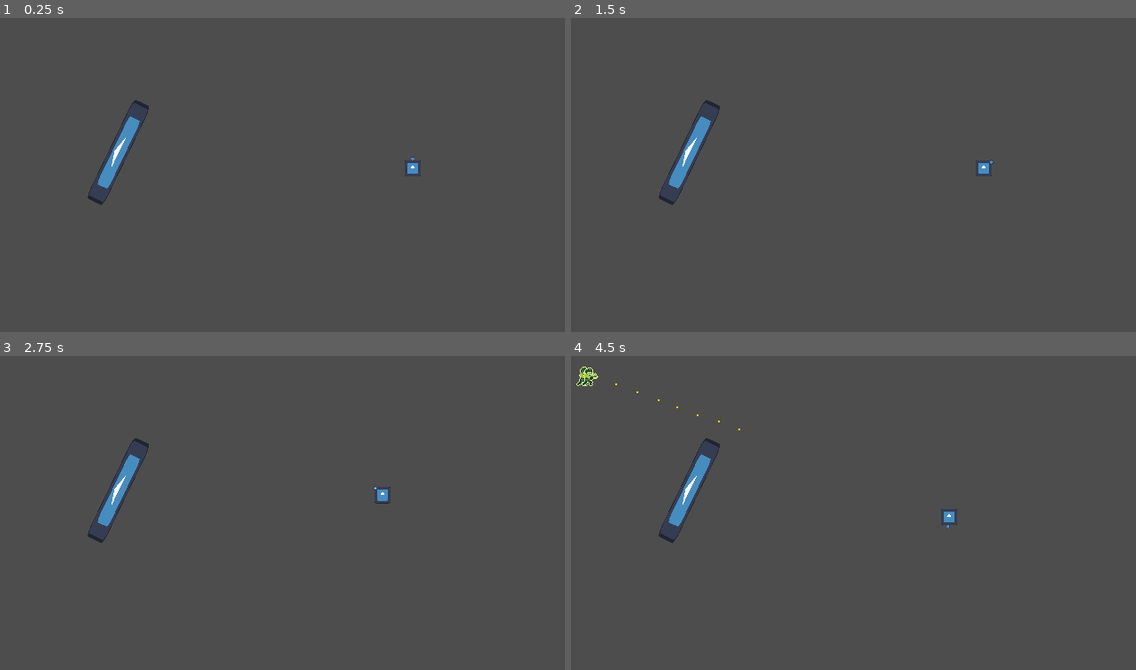
Above: before the commit, frames 1-4 (two rows, left to right).
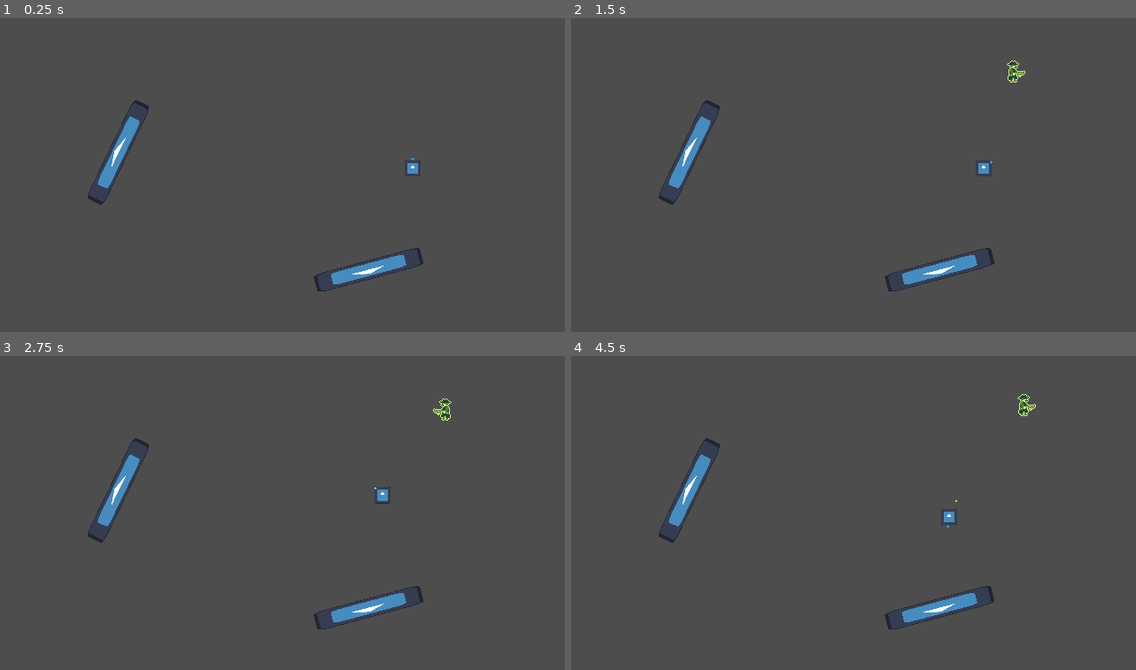
Above: after the commit, the same moments.

Repository: gabriel-r-s/vamp-theft-survivors
Game: Godot game, scene res://scenes/enemy_debug.tscn
Same seed, same stepped clock (60 frames per second), same inputs: the game is played once before the commit and once after it. The engine's default icon, where the game draws it, is replaced by a stand-in: a white triangle on a blue panel in a dark square. Sound files missing from this copy of the repository are replaced by a short silence.
Inputs (mouse positions are in pixels of both pictures, inside the frame that each line leads up to):
- Up to frame 1 (0.25 s): no input
- Up to frame 2 (1.5 s): tap Enter at 0.5 s; move the mouse to (977, 162) at 0.52 s; click (977, 162) at 0.67 s; move the mouse to (740, 193) at 1.27 s; click (740, 193) at 1.42 s
- Up to frame 3 (2.75 s): move the mouse to (339, 443) at 2.02 s; click (339, 443) at 2.17 s
- Up to frame 4 (4.5 s): move the mouse to (825, 578) at 2.77 s; click (825, 578) at 2.92 s; move the mouse to (1023, 563) at 3.52 s; click (1023, 563) at 3.67 s; move the mouse to (684, 465) at 4.27 s; click (684, 465) at 4.42 s

The runs differ from the first frame. In frame 1, 0.7% of the frame differs, in the area x 55-75%, y 73-88%; in frame 2, 0.8%; in frame 3, 0.8%; in frame 4, 1.0%, in the area x 0-83%, y 3-88%.

Commit message:
estrelas hordas

Diff:
--- a/scenes/enemy/manager.tscn
+++ b/scenes/enemy/manager.tscn
@@ -6,11 +6,16 @@
 [ext_resource type="PackedScene" uid="uid://ds7827a7vmvx4" path="res://scenes/gui/stars.tscn" id="4_exxe8"]
 [ext_resource type="Script" uid="uid://cgpokpsdgaibl" path="res://scripts/enemy/manager/stars.gd" id="4_wiuui"]
 [ext_resource type="Script" uid="uid://cf6url7l3k8l1" path="res://scripts/enemy/manager/debug_draw.gd" id="4_x6yy4"]
+[ext_resource type="PackedScene" uid="uid://dvgi24nuu6fo1" path="res://scenes/enemy/gangster.tscn" id="5_ujqhs"]
+[ext_resource type="PackedScene" uid="uid://c2efikpmxs3a2" path="res://scenes/enemy/police.tscn" id="6_wwe4m"]
+[ext_resource type="PackedScene" uid="uid://byfvx6jix2s6e" path="res://scenes/enemy/swat.tscn" id="7_wwv28"]
+[ext_resource type="PackedScene" uid="uid://psrvv5ppicds" path="res://scenes/enemy/army.tscn" id="8_u4h48"]
 
-[node name="EnemyManager" type="Node" node_paths=PackedStringArray("spawner", "navigation")]
+[node name="EnemyManager" type="Node" node_paths=PackedStringArray("spawner", "navigation", "stars")]
 script = ExtResource("1_ida8v")
 spawner = NodePath("Spawner")
 navigation = NodePath("Navigation")
+stars = NodePath("Stars")
 
 [node name="Spawner" type="Node" parent="."]
 script = ExtResource("2_skv2e")
@@ -29,12 +34,20 @@
 collision_mask = 9
 collide_with_areas = true
 
-[node name="Stars" type="Node" parent="."]
+[node name="Stars" type="Node" parent="." node_paths=PackedStringArray("stars_widget")]
 script = ExtResource("4_wiuui")
+stars_widget = NodePath("Gui")
+enemy_scenes = Array[PackedScene]([ExtResource("5_ujqhs"), ExtResource("6_wwe4m"), ExtResource("7_wwv28"), ExtResource("8_u4h48")])
 
 [node name="Gui" parent="Stars" instance=ExtResource("4_exxe8")]
+
+[node name="Timer" type="Timer" parent="Stars"]
+wait_time = 0.5
 
 [node name="DebugDraw" type="Node2D" parent="." node_paths=PackedStringArray("manager")]
 visible = false
 script = ExtResource("4_x6yy4")
 manager = NodePath("..")
+
+[connection signal="ready" from="Stars" to="Stars/Timer" method="start"]
+[connection signal="timeout" from="Stars/Timer" to="Stars" method="_timer_tick"]
--- a/scenes/enemy_debug.tscn
+++ b/scenes/enemy_debug.tscn
@@ -1,17 +1,13 @@
-[gd_scene load_steps=11 format=3 uid="uid://b83mchmyix4g5"]
+[gd_scene load_steps=7 format=3 uid="uid://b83mchmyix4g5"]
 
 [ext_resource type="PackedScene" uid="uid://h1nde6a6fvpg" path="res://scenes/player.tscn" id="1_ebxje"]
-[ext_resource type="Script" uid="uid://b75luvjliyiha" path="res://scripts/enemy/debug.gd" id="1_o4lq1"]
-[ext_resource type="PackedScene" uid="uid://dvgi24nuu6fo1" path="res://scenes/enemy/gangster.tscn" id="2_dhxpb"]
 [ext_resource type="PackedScene" uid="uid://cgfc1smtvblod" path="res://scenes/enemy/manager.tscn" id="2_o4lq1"]
-[ext_resource type="PackedScene" uid="uid://c2efikpmxs3a2" path="res://scenes/enemy/police.tscn" id="3_lxcmc"]
-[ext_resource type="PackedScene" uid="uid://byfvx6jix2s6e" path="res://scenes/enemy/swat.tscn" id="4_hyful"]
+[ext_resource type="Script" uid="uid://ber8vtx1ah47e" path="res://scripts/hordes.gd" id="4_8lahr"]
 [ext_resource type="Texture2D" uid="uid://b0k8v2tca5hxt" path="res://icon.svg" id="5_dhxpb"]
-[ext_resource type="PackedScene" uid="uid://psrvv5ppicds" path="res://scenes/enemy/army.tscn" id="5_f3i3a"]
 
 [sub_resource type="NavigationPolygon" id="NavigationPolygon_8lahr"]
-vertices = PackedVector2Array(198.062, 90.6094, 650.953, 0.0234375, 650.039, 362.023, 126.992, 238.062, 0.148438, 362.969, 72.9531, 211.992, 2.85156, 0.96875, 144.008, 64.5703)
-polygons = Array[PackedInt32Array]([PackedInt32Array(0, 1, 2), PackedInt32Array(3, 0, 2), PackedInt32Array(3, 2, 4), PackedInt32Array(5, 3, 4), PackedInt32Array(5, 4, 6), PackedInt32Array(7, 5, 6), PackedInt32Array(7, 6, 1), PackedInt32Array(7, 1, 0)])
+vertices = PackedVector2Array(650.9531, 0.0234375, 650.03906, 362.02344, 504.75, 293.21094, 489.21094, 235.25781, 198.0625, 90.609375, 331.1172, 277.6172, 126.99219, 238.0625, 346.65625, 335.5703, 0.1484375, 362.96875, 72.953125, 211.99219, 2.8515625, 0.96875, 144.00781, 64.57031)
+polygons = Array[PackedInt32Array]([PackedInt32Array(0, 1, 2), PackedInt32Array(0, 2, 3), PackedInt32Array(4, 0, 3), PackedInt32Array(4, 3, 5), PackedInt32Array(6, 4, 5), PackedInt32Array(6, 5, 7), PackedInt32Array(7, 2, 1), PackedInt32Array(7, 1, 8), PackedInt32Array(6, 7, 8), PackedInt32Array(9, 6, 8), PackedInt32Array(9, 8, 10), PackedInt32Array(11, 9, 10), PackedInt32Array(11, 10, 0), PackedInt32Array(11, 0, 4)])
 outlines = Array[PackedVector2Array]([PackedVector2Array(-17, -19, 671, -20, 670, 382, -20, 383)])
 sample_partition_type = 1
 parsed_geometry_type = 1
@@ -20,19 +16,14 @@
 [sub_resource type="RectangleShape2D" id="RectangleShape2D_8lahr"]
 size = Vector2(123.666, 20)
 
-[node name="EnemyDebug" type="Node" node_paths=PackedStringArray("manager")]
-script = ExtResource("1_o4lq1")
-manager = NodePath("EnemyManager")
-gangster_scene = ExtResource("2_dhxpb")
-police_scene = ExtResource("3_lxcmc")
-swat_scene = ExtResource("4_hyful")
-army_scene = ExtResource("5_f3i3a")
+[node name="EnemyDebug" type="Node"]
 
 [node name="Player" parent="." instance=ExtResource("1_ebxje")]
 position = Vector2(468, 170)
 
-[node name="EnemyManager" parent="." node_paths=PackedStringArray("player") instance=ExtResource("2_o4lq1")]
+[node name="EnemyManager" parent="." node_paths=PackedStringArray("player", "spawn_points") instance=ExtResource("2_o4lq1")]
 player = NodePath("../Player")
+spawn_points = [NodePath("../SpawnPoints/Marker2D"), NodePath("../SpawnPoints/Marker2D2"), NodePath("../SpawnPoints/Marker2D3"), NodePath("../SpawnPoints/Marker2D4"), NodePath("../SpawnPoints/Marker2D5"), NodePath("../SpawnPoints/Marker2D6")]
 
 [node name="DebugSpawn" type="Timer" parent="."]
 
@@ -63,6 +54,46 @@
 scale = Vector2(0.969755, 0.166824)
 texture = ExtResource("5_dhxpb")
 
+[node name="StaticBody2D2" type="StaticBody2D" parent="NavigationRegion2D"]
+position = Vector2(468.00003, 272)
+rotation = -3.403387
+metadata/_edit_group_ = true
+
+[node name="CollisionShape2D" type="CollisionShape2D" parent="NavigationRegion2D/StaticBody2D2"]
+position = Vector2(51.8328, 1.52588e-05)
+shape = SubResource("RectangleShape2D_8lahr")
+
+[node name="Sprite2D" type="Sprite2D" parent="NavigationRegion2D/StaticBody2D2"]
+position = Vector2(51.3661, 0.453205)
+scale = Vector2(0.969755, 0.166824)
+texture = ExtResource("5_dhxpb")
+
+[node name="SpawnPoints" type="Node" parent="."]
+
+[node name="Marker2D" type="Marker2D" parent="SpawnPoints"]
+position = Vector2(56, 112)
+
+[node name="Marker2D2" type="Marker2D" parent="SpawnPoints"]
+position = Vector2(304, 40)
+
+[node name="Marker2D3" type="Marker2D" parent="SpawnPoints"]
+position = Vector2(184, 304)
+
+[node name="Marker2D4" type="Marker2D" parent="SpawnPoints"]
+position = Vector2(459, 328)
+
+[node name="Marker2D5" type="Marker2D" parent="SpawnPoints"]
+position = Vector2(504, 56)
+
+[node name="Marker2D6" type="Marker2D" parent="SpawnPoints"]
+position = Vector2(272, 184)
+
+[node name="Hordes" type="Node" parent="." node_paths=PackedStringArray("stars")]
+script = ExtResource("4_8lahr")
+stars = NodePath("../EnemyManager/Stars")
+
 [connection signal="timeout" from="DebugSpawn" to="." method="_on_spawn_timeout"]
 [connection signal="timeout" from="DebugSpawnPre" to="DebugSpawn" method="start"]
 [connection signal="timeout" from="DebugSpawnPost" to="DebugSpawn" method="queue_free"]
+
+[editable path="EnemyManager"]
--- a/scripts/enemy/enemy.gd
+++ b/scripts/enemy/enemy.gd
@@ -13,6 +13,8 @@
 @export var unbored_timer: Timer
 @export var grunt_audio_player: AudioStreamPlayer2D
 @export var death_audio_player: AudioStreamPlayer2D
+
+signal die
 
 enum State {
     Manouvering,
@@ -38,6 +40,7 @@
         add_sibling(death_audio_player)
         death_audio_player.play()
         death_audio_player.finished.connect(func(): death_audio_player.queue_free())
+        die.emit()
         queue_free()
     else:
         grunt_audio_player.play()
--- a/scripts/enemy/manager/manager.gd
+++ b/scripts/enemy/manager/manager.gd
@@ -1,7 +1,11 @@
 class_name EnemyManager
 extends Node
 
+@export var player: Node2D
+
+@export var spawn_points: Array[Marker2D] = []
+
+@export_group("Scene")
 @export var spawner: EnemyManagerSpawner
 @export var navigation: EnemyManagerNavigation
-
-@export var player: Node2D
+@export var stars: EnemyManagerStars
--- a/scripts/enemy/manager/navigation.gd
+++ b/scripts/enemy/manager/navigation.gd
@@ -1,5 +1,7 @@
 class_name EnemyManagerNavigation
 extends Node
+
+@onready var manager = get_parent()
 
 @export_group("Config")
 @export var min_choose_dist := 150.0
@@ -12,19 +14,16 @@
 @export var find_player_timer: Timer
 @export var raycast: RayCast2D
 
-var player: Node2D = null
 var points: Array[Vector2] = []
 
 func _ready() -> void:
-    var parent := get_parent()
-    parent.ready.connect(_on_parent_ready.bind(parent))
+    manager.ready.connect(_on_parent_ready)
 
-func _on_parent_ready(parent: Node) -> void:
-    player = parent.player
+func _on_parent_ready() -> void:
     find_player_timer.timeout.connect(find_player)
 
 func player_global_pos() -> Vector2:
-    return player.global_position
+    return manager.player.global_position
 
 func random_point() -> Vector2:
     # se nenhum enxerga o player, escolhe a própria
@@ -37,7 +36,7 @@
     raycast.global_position = point
     raycast.target_position = player_global_pos() - point
     raycast.force_raycast_update()
-    return raycast.is_colliding() and raycast.get_collider() == player
+    return raycast.is_colliding() and raycast.get_collider() == manager.player
 
 func find_player() -> void:
     # escolher `num_choose_points` pontos ao redor do player,
--- a/scripts/enemy/manager/spawner.gd
+++ b/scripts/enemy/manager/spawner.gd
@@ -4,44 +4,45 @@
 @export_range(1, 32) var num_slices := 16
 
 class TimeSliceSignal:
-	var sig: Signal
-	var last_update: float
+    var sig: Signal
+    var last_update: float
 
-	func _init(sig_: Signal) -> void:
-		sig = sig_
-		last_update = Time.get_unix_time_from_system()
+    func _init(sig_: Signal) -> void:
+        sig = sig_
+        last_update = Time.get_unix_time_from_system()
 
 
 var slices: Array[TimeSliceSignal] = []
 
 
 func _ready() -> void:
-	for i in num_slices:
-		var signal_name := "update_%d" % [i]
-		add_user_signal(signal_name, [
-			{"name": "delta", "type": TYPE_FLOAT}
-		])
-		var sig := Signal(self, signal_name)
-		slices.push_back(TimeSliceSignal.new(sig))
+    for i in num_slices:
+        var signal_name := "update_%d" % [i]
+        add_user_signal(signal_name, [
+            {"name": "delta", "type": TYPE_FLOAT}
+        ])
+        var sig := Signal(self, signal_name)
+        slices.push_back(TimeSliceSignal.new(sig))
 
-func spawn_enemy(scene: PackedScene) -> void:
-	var enemy: Enemy = scene.instantiate()
-	var sig := least_used_signal()
-	sig.connect(Callable(enemy, "update"))
-	enemy.manager = get_parent()
-	enemy.global_position = Vector2(20.0, 20.0)
-	add_child(enemy)
+func spawn_enemy(scene: PackedScene, position: Vector2 = Vector2(20.0, 20.0)) -> Enemy:
+    var enemy: Enemy = scene.instantiate()
+    var sig := least_used_signal()
+    sig.connect(Callable(enemy, "update"))
+    enemy.manager = get_parent()
+    enemy.global_position = position
+    add_child(enemy)
+    return enemy
 
 
 func least_used_signal() -> Signal:
-	var slice_index := Engine.get_physics_frames() % num_slices
-	var slice: TimeSliceSignal = slices[slice_index]
-	return slice.sig
+    var slice_index := Engine.get_physics_frames() % num_slices
+    var slice: TimeSliceSignal = slices[slice_index]
+    return slice.sig
 
 func _physics_process(_delta: float) -> void:
-	var slice_index := Engine.get_physics_frames() % num_slices
-	var slice: TimeSliceSignal = slices[slice_index]
+    var slice_index := Engine.get_physics_frames() % num_slices
+    var slice: TimeSliceSignal = slices[slice_index]
 
-	var now := Time.get_unix_time_from_system()
-	slice.sig.emit(now - slice.last_update)
-	slice.last_update = now
+    var now := Time.get_unix_time_from_system()
+    slice.sig.emit(now - slice.last_update)
+    slice.last_update = now
--- a/scripts/enemy/manager/stars.gd
+++ b/scripts/enemy/manager/stars.gd
@@ -1 +1,84 @@
+class_name EnemyManagerStars
 extends Node
+
+@onready var manager: EnemyManager = get_parent()
+
+@export var stars_widget: Stars
+
+@export var enemy_scenes: Array[PackedScene] = []
+
+@export var probabilities := [
+    [1.0, 0.0, 0.0, 0.0], # 0 estrela: 100% gangster
+    [0.5, 0.5, 0.0, 0.0], # 1 estrela: 50% gangster, 50% policia
+    [0.0, 1.0, 0.0, 0.0], # 2 estrela: 100% policia
+    [0.0, 0.5, 0.5, 0.0], # 3 estrela: 50% policia, 50% swat
+    [0.0, 0.3, 0.7, 0.0], # 4 estrela: 30% policia, 70% swat
+    [0.0, 0.2, 0.8, 0.0], # 5 estrela: 20% policia, 80% swat
+    [0.0, 0.2, 0.2, 0.6], # 6 estrela: 20% policia, 20% swat, 60% soldado
+]
+
+@export var budgets := [
+     7, # 0 estrela: 7 inimigos
+    12, # 1 estrela: 12 inimigos
+    24, # 2 estrela: 24 inimigos
+    30, # 3 estrela: 30 inimigos
+    36, # 4 estrela: 36 inimigos
+    45, # 5 estrela: 45 inimigos
+    60, # 6 estrela: 60 inimigos
+]
+
+@export var spawn_points: Array[Vector2] = []
+
+var stars := 0
+var num_enemies := 0
+
+func _ready() -> void:
+    for marker in manager.spawn_points:
+        spawn_points.push_back(marker.global_position)
+
+func _on_enemy_die() -> void:
+    num_enemies -= 1
+
+func set_stars(n: int) -> void:
+    print("set stars ", n)
+    stars_widget.stop_flashing()
+    stars_widget.set_stars(n)
+    stars = n
+
+func set_stars_flashing() -> void:
+    print("set stars flashing")
+    stars_widget.start_flashing()
+    stars = 0
+
+func can_spawn_at(point: Vector2) -> bool:
+    return point.distance_to(manager.player.global_position) > 50.0
+
+func pick_weighted(prob: Array) -> int:
+    var r := randf()
+    var cum := 0.0
+    for i in prob.size():
+        if r <= prob[i] + cum:
+            return i
+        cum += prob[i]
+    return prob.back()
+
+func pick_point() -> Vector2:
+    for i in 16:
+        var point: Vector2 = spawn_points.pick_random()
+        if can_spawn_at(point):
+            return point
+
+    # caso nao conseguir spawnar em nenhum ponto, escolhe
+    # algum lugar em volta do player mesmo
+    var random_offset := Vector2.RIGHT * randf_range(20.0, 60.0)
+    random_offset = random_offset.rotated(randf_range(0.0, 2.0 * PI))
+
+    return manager.player.global_position + random_offset
+
+func _timer_tick() -> void:
+    if num_enemies < budgets[stars] and randf() < 0.25:
+        var enemy_scene: PackedScene = enemy_scenes[pick_weighted(probabilities[stars])]
+        var enemy_pos := pick_point()
+        var enemy := manager.spawner.spawn_enemy(enemy_scene, enemy_pos)
+        enemy.die.connect(_on_enemy_die)
+        num_enemies += 1
--- a/scripts/gui/stars.gd
+++ b/scripts/gui/stars.gd
@@ -22,6 +22,12 @@
     var popped: Label = stars.pop_back()
     if popped != null:
         popped.queue_free()
+
+func set_stars(n: int) -> void:
+    while stars.size() > n:
+        remove_star()
+    while stars.size() < n:
+        add_star()
 
 func flash_on() -> void:
     flash_state = true
--- /dev/null
+++ b/scripts/hordes.gd
@@ -0,0 +1,56 @@
+extends Node
+
+@export var stars: EnemyManagerStars
+
+func _ready() -> void:
+    start.call_deferred()
+
+func start() -> void:
+    # Primeira horda
+    stars.set_stars(0)
+    await get_tree().create_timer(30).timeout
+
+    stars.set_stars(1)
+    await get_tree().create_timer(20).timeout
+
+    stars.set_stars(2)
+    await get_tree().create_timer(20).timeout
+
+    stars.set_stars_flashing()
+    await get_tree().create_timer(20).timeout
+
+    # Segunda horda
+    stars.set_stars(2)
+    await get_tree().create_timer(15).timeout
+
+    stars.set_stars(3)
+    await get_tree().create_timer(30).timeout
+
+    stars.set_stars(4)
+    await get_tree().create_timer(30).timeout
+
+    stars.set_stars_flashing()
+    await get_tree().create_timer(40).timeout
+
+    # Terceira horda
+    stars.set_stars(4)
+    await get_tree().create_timer(40).timeout
+
+    stars.set_stars(5)
+    await get_tree().create_timer(40).timeout
+
+    stars.set_stars_flashing()
+    await get_tree().create_timer(40).timeout
+
+    # Quarta horda
+    stars.set_stars(5)
+    await get_tree().create_timer(10).timeout
+
+    stars.set_stars(6)
+    await get_tree().create_timer(60).timeout
+
+    stars.set_stars_flashing()
+    await get_tree().create_timer(40).timeout
+
+    # Infinito
+    stars.set_stars(6)
Not shown: 1 places in scenes/enemy/manager.tscn that only renumber resources
Not shown, added: scripts/hordes.gd.uid
